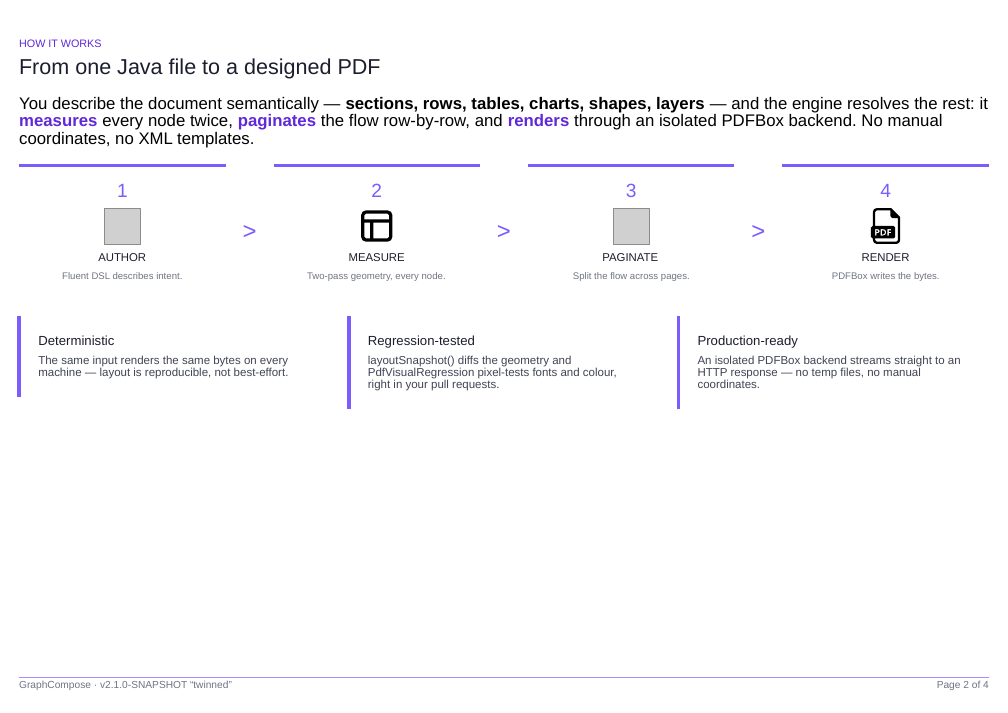
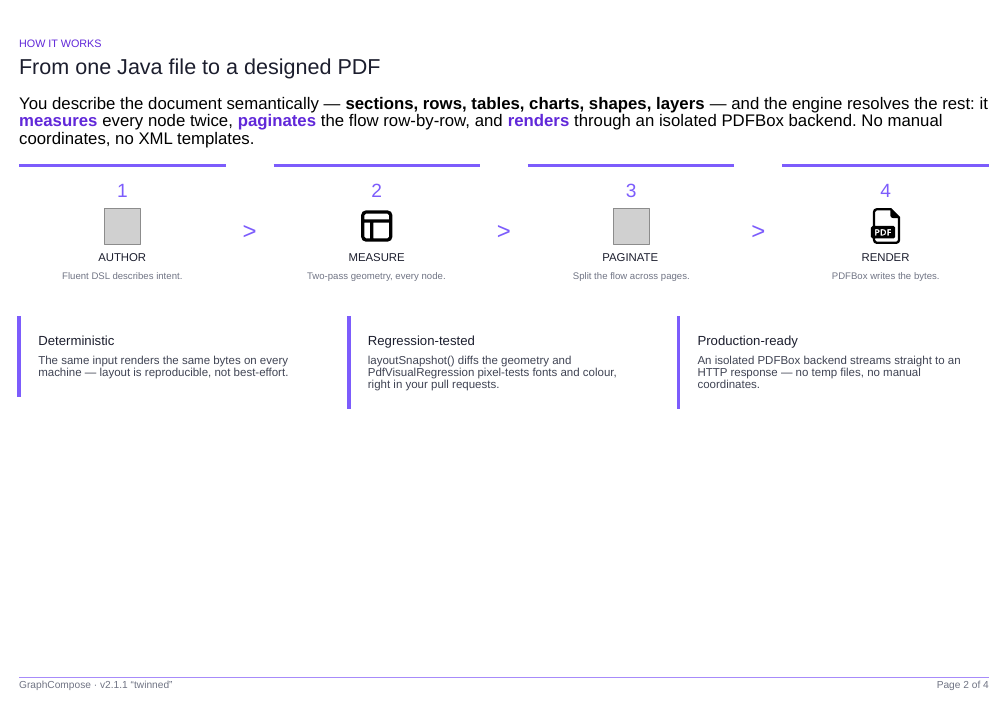
Before and after one commit to DemchaAV/GraphCompose, a slide deck: slide 2 of web/showcase/pptx/flagships/default/engine-deck.pptx. Drawn at 1008x713 pixels with LibreOffice and Linux fonts; fonts in the diff are those of the drawing; grey boxes stand for pictures. Boxes give left, top, right and bottom in pixels: in the first picture for what was removed or moved away, otherwise in the second. Text is boxed around its words. In the diff, an @@ line names an element or a change of style, - is before the commit and + after.

```diff
--- a/web/showcase/pptx/flagships/default/engine-deck.pptx
+++ b/web/showcase/pptx/flagships/default/engine-deck.pptx
@@ text at <box>19,680,173,690</box>: text changed @@
-GraphCompose · v2.1.0-SNAPSHOT “twinned”
+GraphCompose · v2.1.1 “twinned”
```
Also in this commit, not shown: 3 other slides changed, 22 other files.
